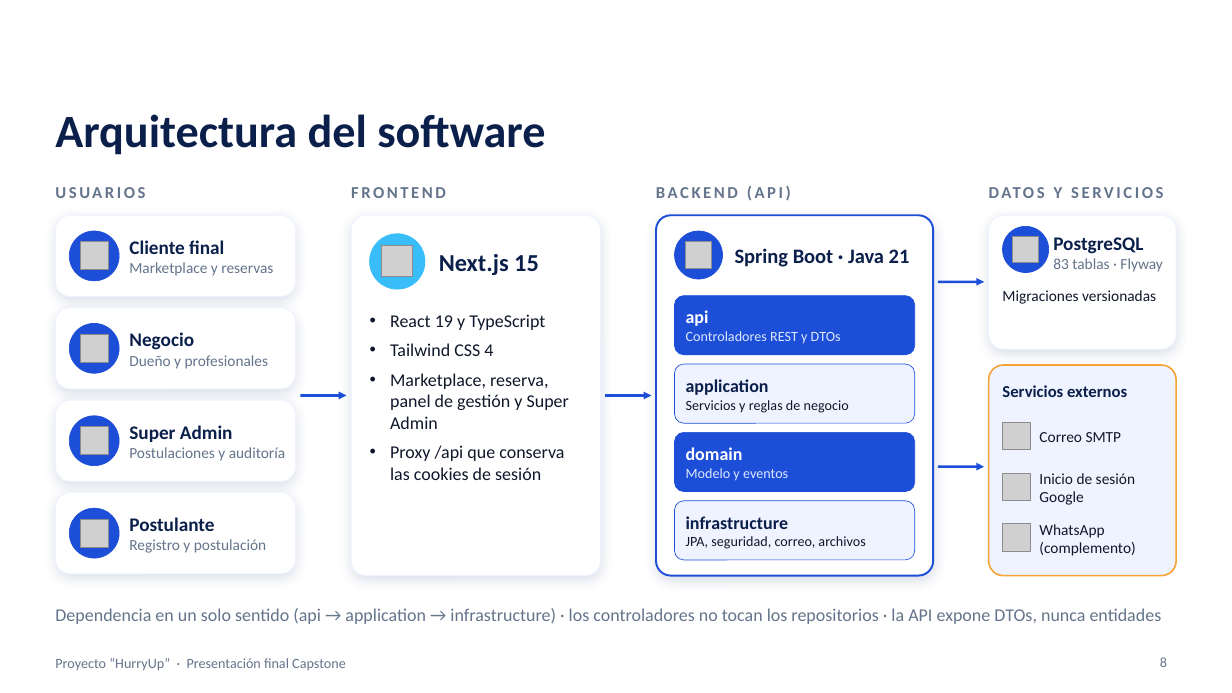
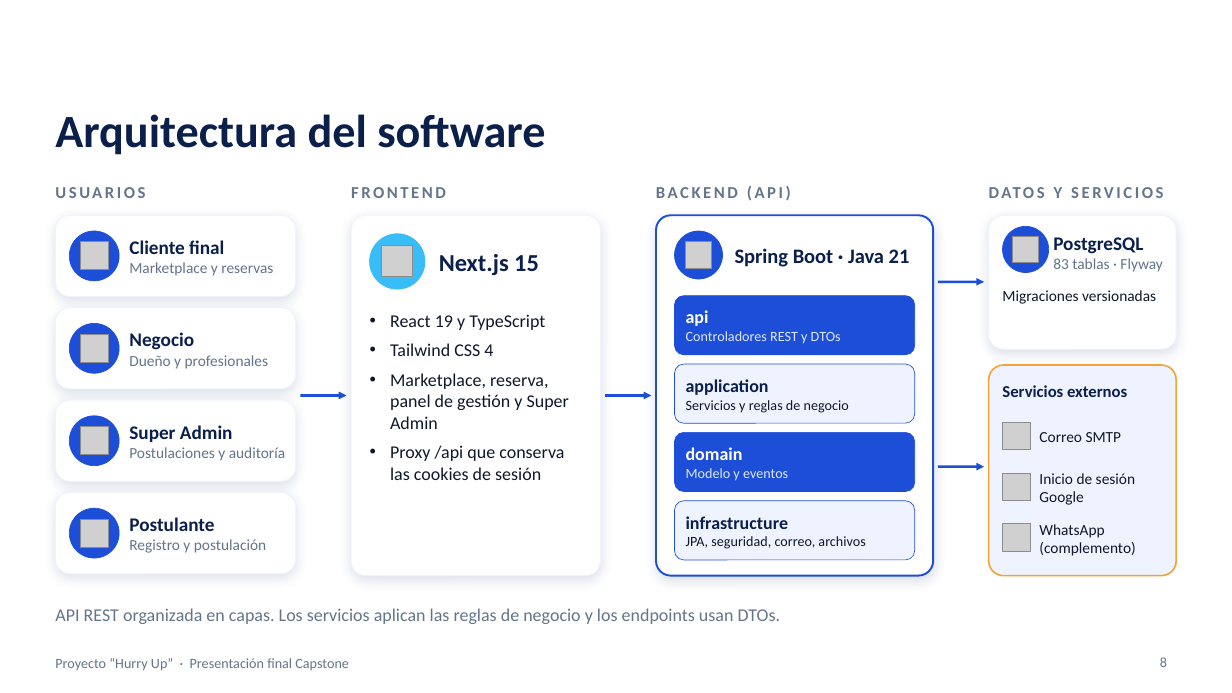
Before and after one commit to Vichobustosss/2026_2_BUSTOS-HEREDIA_CASPTONE_002D_GRUPO_006, a slide deck: slide 8 of Fase 3/Evidencias Grupales/Presentacion_Final_Capstone_HurryUp_GRUPO06.pptx. Drawn at 1232x693 pixels with LibreOffice and Linux fonts; fonts in the diff are those of the drawing; grey boxes stand for pictures; background and template pictures are left out. Boxes give left, top, right and bottom in pixels: in the first picture for what was removed or moved away, otherwise in the second. Text is boxed around its words. In the diff, an @@ line names an element or a change of style, - is before the commit and + after.

Commit message:
docs: actualiza la presentación final editable de Hurry Up

```diff
--- a/Fase 3/Evidencias Grupales/Presentacion_Final_Capstone_HurryUp_GRUPO06.pptx
+++ b/Fase 3/Evidencias Grupales/Presentacion_Final_Capstone_HurryUp_GRUPO06.pptx
@@ text at [55,608,781,624]: text changed @@
-Dependencia en un solo sentido (api → application → infrastructure) · los controladores no tocan los repositorios · la API expone DTOs, nunca entidades
+API REST organizada en capas. Los servicios aplican las reglas de negocio y los endpoints usan DTOs.
@@ text at [55,658,349,671]: spaces changed @@
-Proyecto “HurryUp” · Presentación final Capstone
+Proyecto “Hurry Up” · Presentación final Capstone
```
Also in this commit, not shown: 13 other slides changed.
